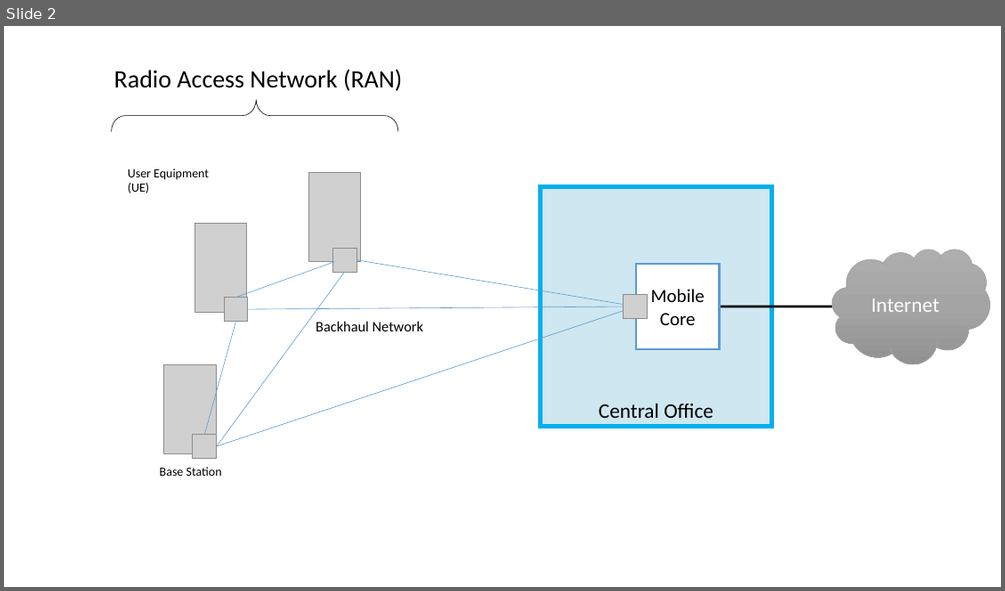
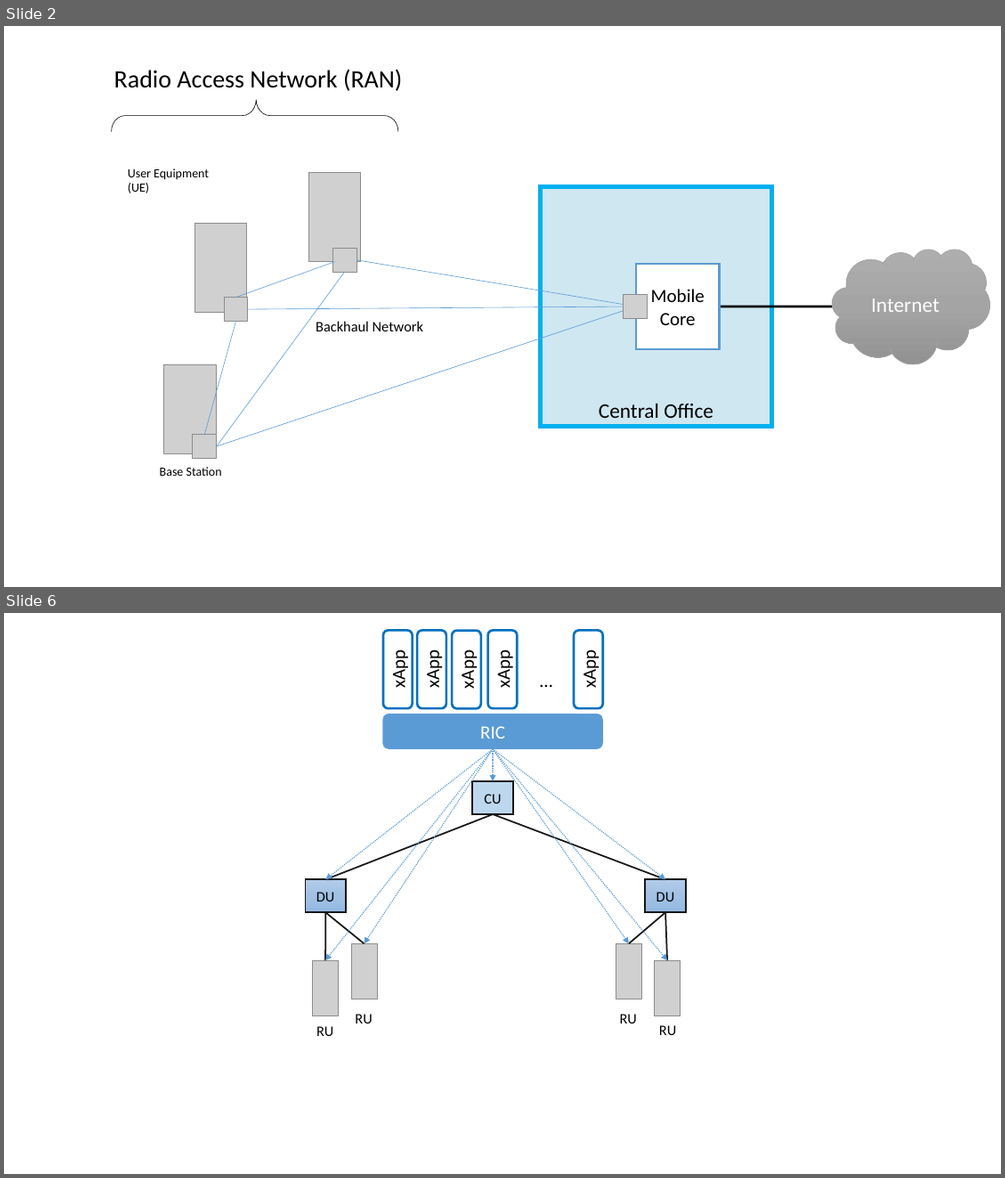
Before and after one commit to SystemsApproach/sdn, a slide deck: access.pptx. Shown one above the other, each under a label of ours: slide 2 before the commit, slides 2 and 6 after it; the slides between them are not shown. The pictures are 1005x591 and 1005x1178 pixels, drawn with LibreOffice and Linux fonts; fonts in the diff are those of the drawing; grey boxes stand for pictures; background and template pictures are left out. Boxes give left, top, right and bottom in pixels: in the first picture for what was removed or moved away, otherwise in the second. Text is boxed around its words. In the diff, an @@ line names an element or a change of style, - is before the commit and + after.

```diff
--- a/access.pptx
+++ b/access.pptx
@@ slide 6 added at box(4, 613, 1001, 1174), background #FFFFFF @@
@@ rounded rectangle added at box(383, 631, 412, 708), fill #FFFFFF, outline #0070C0 2.25 pt, 18 pt, text #000000 @@
+xApp
@@ rounded rectangle added at box(417, 631, 446, 708), fill #FFFFFF, outline #0070C0 2.25 pt, 18 pt, text #000000 @@
+xApp
@@ rounded rectangle added at box(452, 631, 481, 708), fill #FFFFFF, outline #0070C0 2.25 pt, 18 pt, text #000000 @@
+xApp
@@ rounded rectangle added at box(487, 631, 517, 708), fill #FFFFFF, outline #0070C0 2.25 pt, 18 pt, text #000000 @@
+xApp
@@ rounded rectangle added at box(574, 631, 603, 708), fill #FFFFFF, outline #0070C0 2.25 pt, 18 pt, text #000000 @@
+xApp
@@ text added at box(533, 665, 561, 695), 18 pt, text #000000 @@
+…
@@ rounded rectangle added at box(382, 714, 602, 749), fill #5B9BD5, 18 pt, text #FFFFFF @@
+RIC
@@ arrow added from (493, 749) to (325, 879), #5B9BD5 1 pt dashed @@
@@ arrow added from (493, 749) to (325, 961), #5B9BD5 1 pt dashed @@
@@ arrow added from (493, 749) to (364, 943), #5B9BD5 1 pt dashed @@
@@ arrow added from (493, 749) to (493, 781), #5B9BD5 1 pt dashed @@
@@ arrow added from (493, 749) to (666, 879), #5B9BD5 1 pt dashed @@
@@ arrow added from (493, 749) to (629, 943), #5B9BD5 1 pt dashed @@
@@ arrow added from (493, 749) to (667, 961), #5B9BD5 1 pt dashed @@
@@ rectangle added at box(473, 781, 513, 814), fill #BDD7EE, outline #181717 1.5 pt, 14 pt, text #000000 @@
+CU
@@ line added from (493, 814) to (325, 879), #181717 1.5 pt @@
@@ line added from (493, 814) to (666, 879), #181717 1.5 pt @@
@@ rectangle added at box(306, 879, 346, 912), fill gradient #B1CBE9 to #A3C1E5 to #93B9E4, outline #181717 1.5 pt, 14 pt, text #000000 @@
+DU
@@ rectangle added at box(646, 879, 686, 912), fill gradient #B1CBE9 to #A3C1E5 to #93B9E4, outline #181717 1.5 pt, 14 pt, text #000000 @@
+DU
@@ line added from (325, 912) to (364, 943), #181717 1.5 pt @@
@@ line added from (325, 912) to (325, 961), #181717 1.5 pt @@
@@ line added from (666, 912) to (629, 943), #181717 1.5 pt @@
@@ line added from (666, 912) to (667, 961), #181717 1.5 pt @@
@@ picture added at box(351, 943, 377, 999) @@
@@ picture added at box(615, 943, 642, 999) @@
@@ picture added at box(313, 961, 339, 1016) @@
@@ picture added at box(655, 961, 680, 1016) @@
@@ text added at box(316, 1026, 333, 1036), 14 pt, text #000000 @@
+RU
@@ text added at box(355, 1013, 372, 1023), 14 pt, text #000000 @@
+RU
@@ text added at box(620, 1013, 637, 1023), 14 pt, text #000000 @@
+RU
@@ text added at box(659, 1025, 676, 1035), 14 pt, text #000000 @@
+RU
```
Also in this commit, not shown: 3 other slides added, 6 other files.
